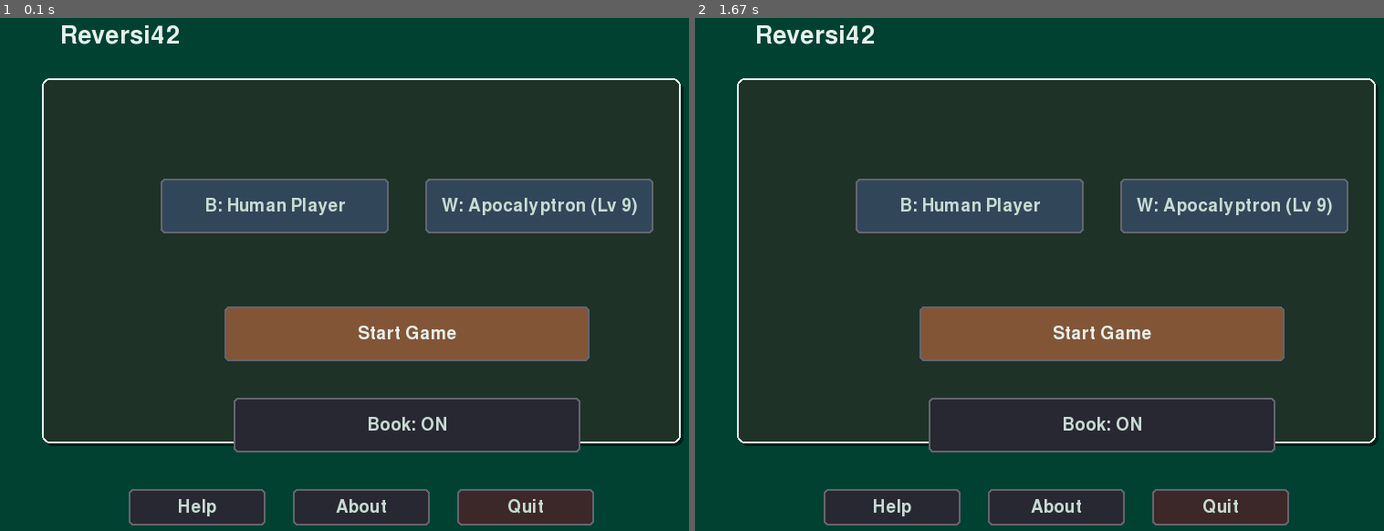
Above: before the commit, frames 1-2 (left to right).
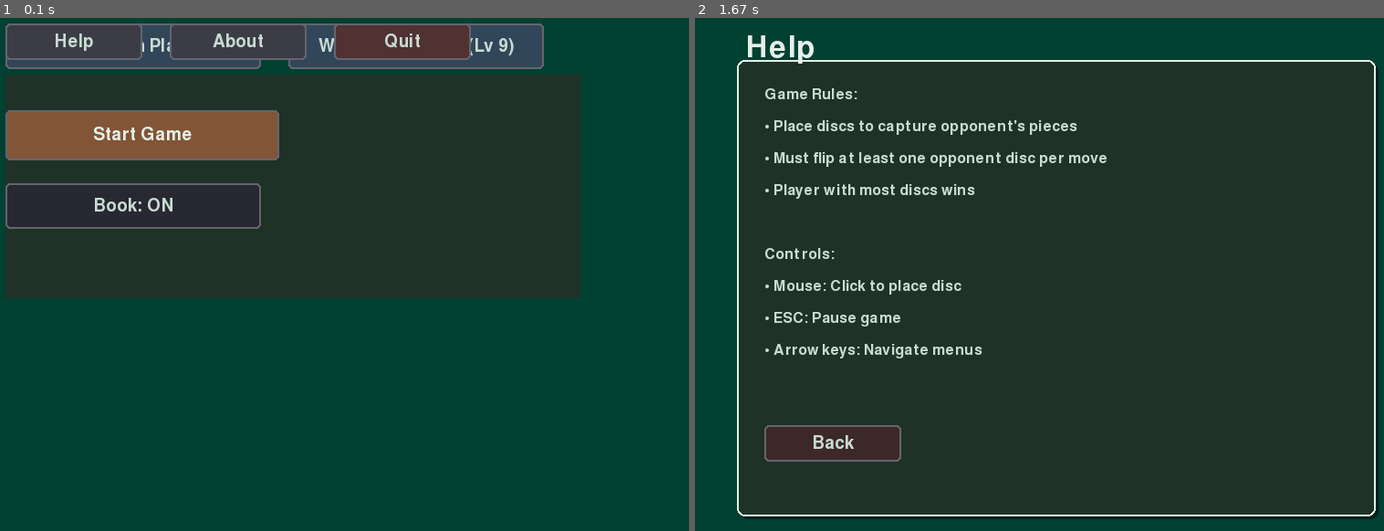
Above: after the commit, the same moments.

Repository: lookee/Reversi42
Game: pygame game, started from src/reversi42.py
Same seed, same stepped clock (60 frames per second), same inputs: the game is played once before the commit and once after it.
Inputs:
- Up to frame 1 (0.1 s): no input
- Up to frame 2 (1.67 s): click "Reversi42" at 0.38 s

The runs differ from the first frame. In frame 1, 58% of the frame differs, in the area x 0-100%, y 1-99%; in frame 2, 32%.

Commit message:
improved layout menu

Diff:
--- a/src/ui/implementations/pygame/components/menu.py
+++ b/src/ui/implementations/pygame/components/menu.py
@@ -121,141 +121,124 @@
         pygame.time.wait(3000)
 
     def _build_main_menu(self):
-        """Build main menu widget with custom layout"""
-        # Create LARGER main panel (wider and taller)
-        panel_width = self.width - 100  # Much wider (was -200)
-        panel_height = self.height - 200  # Taller (was -300)
-        panel_x = (self.width - panel_width) // 2
-        panel_y = (self.height - panel_height - 80) // 2 + 10  # Leave space for title above and buttons below
-
-        self.main_menu_panel = Panel(x=panel_x, y=panel_y, width=panel_width, height=panel_height)
-        self.main_menu_panel.background_color = (30, 50, 40)
-        self.main_menu_panel.border_color = MenuConfig.TITLE_COLOR
-
-        # Title - ABOVE the panel, aligned with panel's left edge
-        title_x = panel_x + 20  # Align with panel's left border
-        title_y = panel_y - 60  # Above the panel
-        self.title_label = Label("Reversi42", x=title_x, y=title_y, font_size=40, color=MenuConfig.TITLE_COLOR)
-
-        # Calculate relative positions within panel
-        content_start_y = 60  # More space from top
-
-        # LARGER buttons positioned more to the right
-        button_width = 250  # Much wider (was 250)
-        button_y = content_start_y + 120  # Below title
-        spacing = 40  # More spacing between buttons
-
-        # Calculate position for player buttons (shifted more to the right)
-        total_width = button_width * 2 + spacing
-        start_x = (panel_width - total_width) // 2 + 100  # Shift 100px to the right (was 80)
-
-        # Black Player (centered left) - using B for Black
-        black_piece = "⚫"  # Black circle
+        """Build main menu with perfect HBox/VBox layout"""
+        from ui.widgets.base.container import VBox, HBox
+
+        # Main Container (VBox) - contiene tutto
+        main_container = VBox(
+            spacing=20,  # Spaziatura tra titolo e panel
+            x=0, y=0, width=self.width, height=self.height
+        )
+
+        # Titolo centrato (fuori dal panel)
+        self.title_label = Label("Reversi42", font_size=48, color=MenuConfig.TITLE_COLOR)
+        main_container.add(self.title_label)
+
+        # Panel (VBox) - contiene i bottoni di gioco
+        panel_container = VBox(spacing=25)
+        panel_container.background_color = (30, 50, 40)
+        panel_container.border_color = MenuConfig.TITLE_COLOR
+
+        # Players Row (HBox)
+        players_row = HBox(spacing=30)
+
+        # Black Player Button
         black_text = f"B: {self.black_player}"
-        # Only show level for AI players, not for Human Player
         if self.black_difficulty and self.black_player != "Human Player":
             black_text += f" (Lv {self.black_difficulty})"
+
         self.black_btn = Button(
             black_text,
-            x=start_x,
-            y=button_y,
-            width=button_width,
-            height=60,  # Taller button
+            width=280, height=50,
             on_click=lambda: self._open_player_selection("black"),
-            color=(50, 70, 90),  # Blu tendente al grigio
-            hover_color=(70, 90, 110),  # Blu più chiaro per hover
-            text_color=MenuConfig.TEXT_COLOR,
-        )
-        self.main_menu_panel.add(self.black_btn)
-
-        # White Player (centered right) - using W for White
-        white_piece = "⚪"  # White circle
+            color=(50, 70, 90),
+            hover_color=(70, 90, 110),
+            text_color=MenuConfig.TEXT_COLOR,
+        )
+
+        # White Player Button
         white_text = f"W: {self.white_player}"
-        # Only show level for AI players, not for Human Player
         if self.white_difficulty and self.white_player != "Human Player":
             white_text += f" (Lv {self.white_difficulty})"
+
         self.white_btn = Button(
             white_text,
-            x=start_x + button_width + spacing,
-            y=button_y,
-            width=button_width,
-            height=60,  # Taller button
+            width=280, height=50,
             on_click=lambda: self._open_player_selection("white"),
-            color=(50, 70, 90),  # Blu tendente al grigio
-            hover_color=(70, 90, 110),  # Blu più chiaro per hover
-            text_color=MenuConfig.TEXT_COLOR,
-        )
-        self.main_menu_panel.add(self.white_btn)
-
-        # Start Game button (larger, more to the right, lower)
-        start_btn_width = 400  # Much wider (was 300)
+            color=(50, 70, 90),
+            hover_color=(70, 90, 110),
+            text_color=MenuConfig.TEXT_COLOR,
+        )
+
+        players_row.add(self.black_btn)
+        players_row.add(self.white_btn)
+        panel_container.add(players_row)
+
+        # Start Game Button (centrato)
         self.start_btn = Button(
             "Start Game",
-            x=(panel_width - start_btn_width) // 2 + 100,  # Shift 100px to the right (was 80)
-            y=button_y + 140,  # Lower position
-            width=start_btn_width,
-            height=60,  # Taller (was 55)
+            width=300, height=55,
             on_click=lambda: self._handle_start_game(),
-            color=(130, 85, 55),  # Arancione tendente al grigio
-            hover_color=(155, 105, 70),  # Arancione più chiaro per hover
+            color=(130, 85, 55),  # Arancione
+            hover_color=(155, 105, 70),
             text_color=MenuConfig.TITLE_COLOR,
         )
-        self.main_menu_panel.add(self.start_btn)
-
-        # Opening Book toggle (larger, more to the right, lower)
+        panel_container.add(self.start_btn)
+
+        # Opening Book Button (centrato)
         opening_text = "Book: ON" if self.show_opening else "Book: OFF"
-        opening_btn_width = 380  # Wider (was 280)
         self.opening_btn = Button(
             opening_text,
-            x=(panel_width - opening_btn_width) // 2 + 100,  # Shift 100px to the right (was 80)
-            y=button_y + 240,  # Lower position
-            width=opening_btn_width,
-            height=60,  # Taller (was 45)
+            width=280, height=50,
             on_click=lambda: self._toggle_opening(),
             color=(40, 40, 50),
             text_color=MenuConfig.TEXT_COLOR,
         )
-        self.main_menu_panel.add(self.opening_btn)
-
-        # Bottom buttons (Help, About, Quit) - centered at bottom of screen
-        button_y = self.height - 80
-        button_width = 150
-        spacing = 30
-        total_button_width = button_width * 3 + spacing * 2
-        start_x = (self.width - total_button_width) // 2
+        panel_container.add(self.opening_btn)
+
+        # Aggiungi il panel al main container
+        main_container.add(panel_container)
+
+        # Sections Row (HBox) - Help, About, Quit
+        sections_row = HBox(spacing=30)
 
         self.help_btn = Button(
             "Help",
-            x=start_x,
-            y=button_y,
-            width=button_width,
-            height=40,
+            width=150, height=40,
             on_click=lambda: self._show_help(),
-            color=(40, 40, 50),
+            color=(60, 60, 70),
+            hover_color=(80, 80, 90),
             text_color=MenuConfig.TEXT_COLOR,
         )
 
         self.about_btn = Button(
             "About",
-            x=start_x + button_width + spacing,
-            y=button_y,
-            width=button_width,
-            height=40,
+            width=150, height=40,
             on_click=lambda: self._show_about(),
-            color=(40, 40, 50),
+            color=(60, 60, 70),
+            hover_color=(80, 80, 90),
             text_color=MenuConfig.TEXT_COLOR,
         )
 
         self.quit_btn = Button(
             "Quit",
-            x=start_x + (button_width + spacing) * 2,
-            y=button_y,
-            width=button_width,
-            height=40,
+            width=150, height=40,
             on_click=lambda: self._quit(),
-            color=(60, 40, 40),
-            text_color=MenuConfig.TEXT_COLOR,
-        )
+            color=(80, 50, 50),  # Rosso scuro tendente al grigio
+            hover_color=(100, 60, 60),
+            text_color=MenuConfig.TEXT_COLOR,
+        )
+
+        sections_row.add(self.help_btn)
+        sections_row.add(self.about_btn)
+        sections_row.add(self.quit_btn)
+        main_container.add(sections_row)
+
+        # Centra il main container
+        main_container.x = (self.width - main_container.width) // 2
+        main_container.y = (self.height - main_container.height) // 2
+
+        self.main_menu_panel = main_container
 
     def _build_player_selection_menu(self, player_color):
         """Build player selection submenu"""
@@ -564,12 +547,8 @@
                     if self.current_screen == "main":
                         # Handle title (above panel)
                         self.title_label.handle_event(event)
-                        # Handle panel (contains all main menu widgets)
+                        # Handle panel (contains all main menu widgets including bottom buttons)
                         self.main_menu_panel.handle_event(event)
-                        # Also handle bottom buttons (outside panel)
-                        self.help_btn.handle_event(event)
-                        self.about_btn.handle_event(event)
-                        self.quit_btn.handle_event(event)
                     elif (
                         self.current_screen in ["player_select", "difficulty_select"]
                         and self.submenu_widget
@@ -584,14 +563,8 @@
             self.screen.fill(self.bg_color)
 
             if self.current_screen == "main":
-                # Render title (above panel)
-                self.title_label.render(self.screen)
-                # Render main menu panel
+                # Render main menu panel (contains title, game buttons, and bottom buttons)
                 self.main_menu_panel.render(self.screen)
-                # Render bottom buttons (outside panel)
-                self.help_btn.render(self.screen)
-                self.about_btn.render(self.screen)
-                self.quit_btn.render(self.screen)
             elif (
                 self.current_screen in ["player_select", "difficulty_select"]
                 and self.submenu_widget
